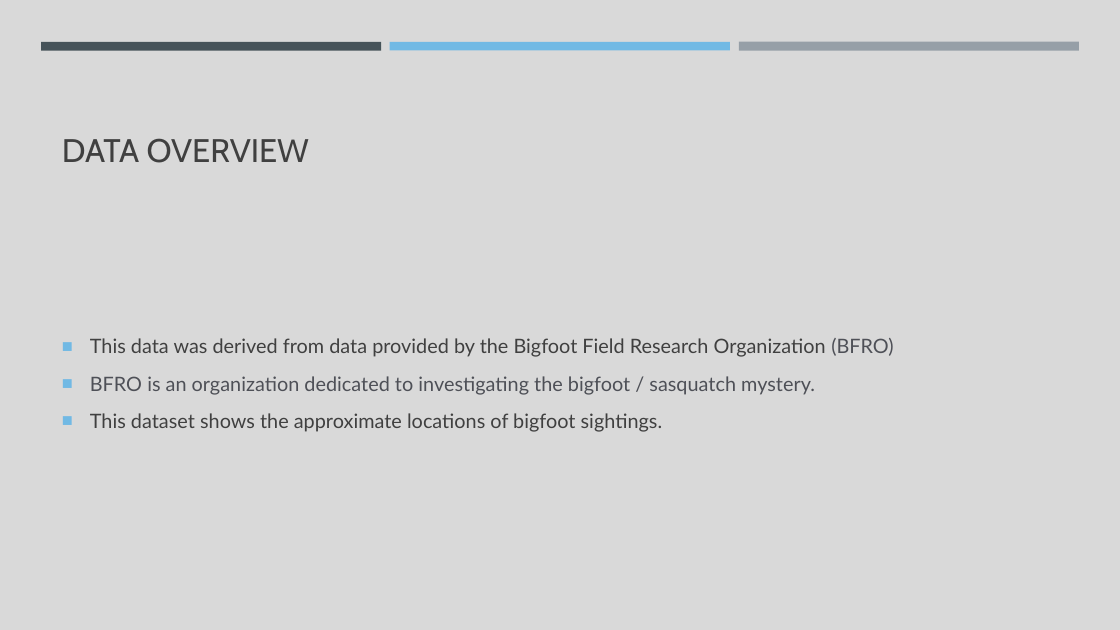
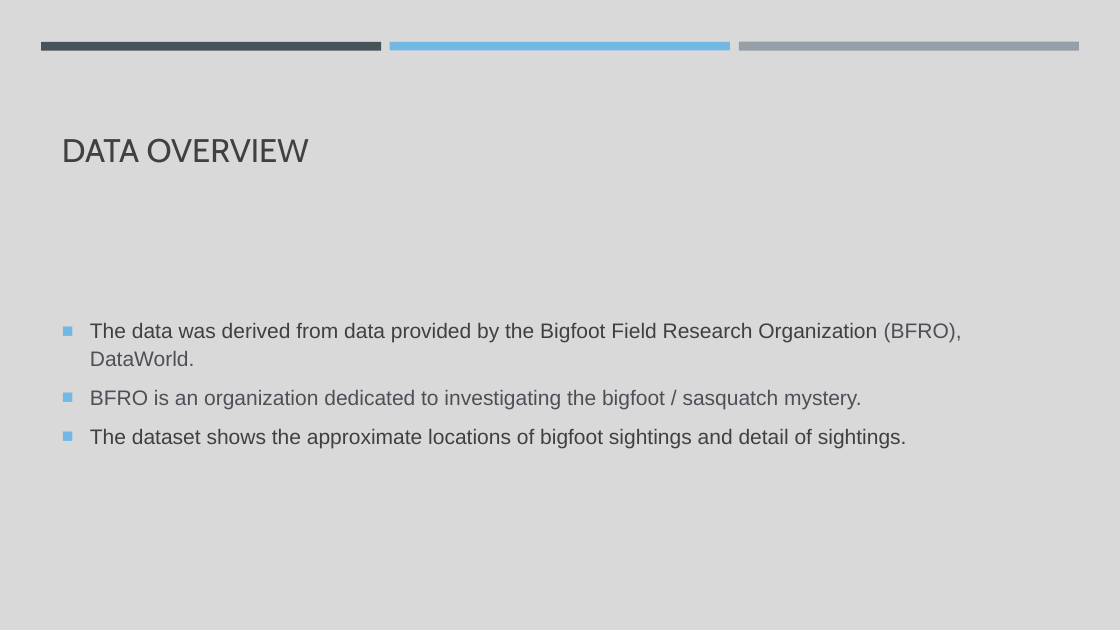
Before and after one commit to CBPher24/Where_has_bigfoot_been, a slide deck: slide 4 of Team 3.pptx. Drawn at 1120x630 pixels with LibreOffice and Linux fonts; fonts in the diff are those of the drawing. Boxes give left, top, right and bottom in pixels: in the first picture for what was removed or moved away, otherwise in the second. Text is boxed around its words. In the diff, an @@ line names an element or a change of style, - is before the commit and + after.

Commit message:
updated slides

```diff
--- a/Team 3.pptx
+++ b/Team 3.pptx
@@ text at (90,323,962,366): text changed; size 17 to 18 pt; font Lato to Arial @@
-■ This data was derived from data provided by the Bigfoot Field Research Organization (BFRO)
+■ The data was derived from data provided by the Bigfoot Field Research Organization (BFRO), DataWorld.
@@ text at (90,390,862,409): size 17 to 18 pt, font Lato to Arial in "BFRO is an organization dedicated to investigating ..." @@
@@ text at (90,429,907,448): text changed; size 17 to 18 pt; font Lato to Arial @@
-■ This dataset shows the approximate locations of bigfoot sightings.
+■ The dataset shows the approximate locations of bigfoot sightings and detail of sightings.
```
Also in this commit, not shown: 7 other slides changed, 10 slides added, 4 slides removed, 4 other files.
